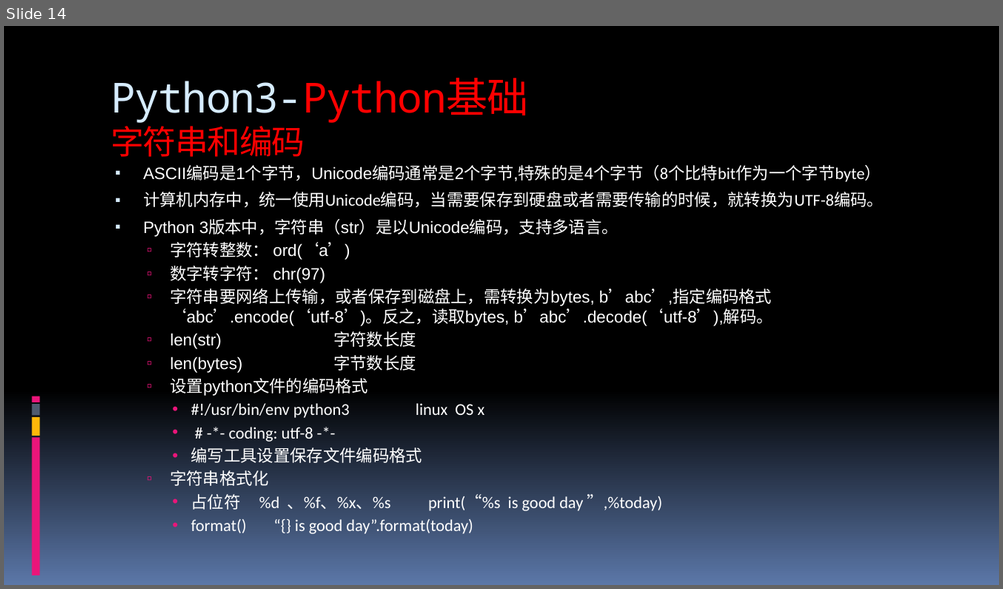
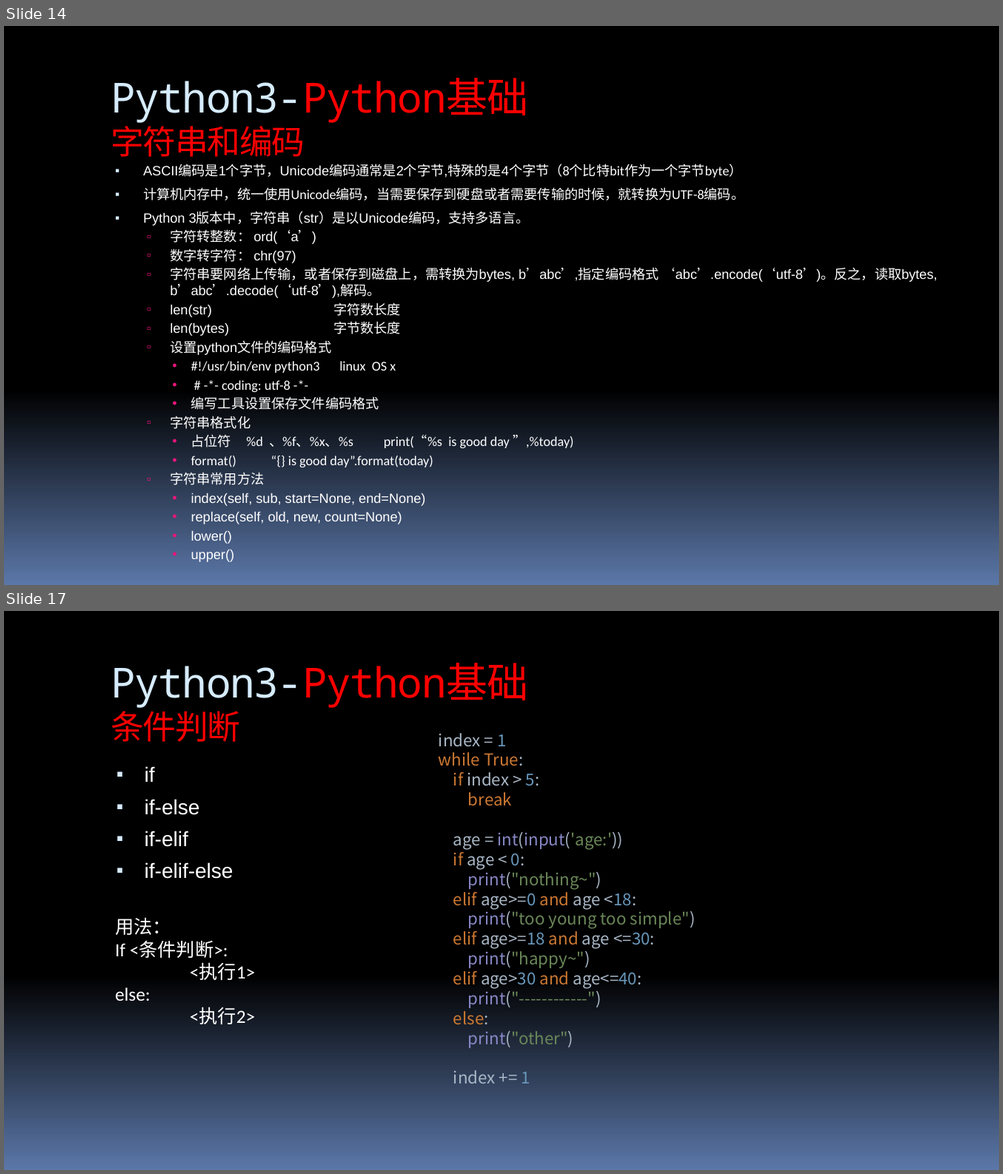
Before and after one commit to 260936767/UpdateServer, a slide deck: flexx_study/report for python&flexx.pptx. Shown one above the other, each under a label of ours: slide 14 before the commit, slides 14 and 17 after it; the slides between them are not shown. The pictures are 1003x589 and 1003x1174 pixels, drawn with LibreOffice and Linux fonts; fonts in the diff are those of the drawing. Boxes give left, top, right and bottom in pixels: in the first picture for what was removed or moved away, otherwise in the second. Text is boxed around its words. In the diff, an @@ line names an element or a change of style, - is before the commit and + after.

```diff
--- a/flexx_study/report for python&flexx.pptx
+++ b/flexx_study/report for python&flexx.pptx
@@ slide 17 added at (4,611,999,1170), background gradient #000000 to #5B77A8; not listed: 4 template elements that a slide beside it also shows @@
@@ title added at (111,663,528,742), 40 pt, text #FF0000 @@
+Python3-Python基础
+条件判断
@@ text added at (438,733,695,1084), 16 pt, text #A9B7C6 @@
+index = 1
+while True:
+if index > 5:
+break
+age = int(input('age:'))
+if age < 0:
+print("nothing~")
+elif age>=0 and age <18:
+print("too young too simple")
+elif age>=18 and age <=30:
+print("happy~")
+elif age>30 and age<=40:
+print("------------")
+else:
+print("other")
+index += 1
@@ text added at (145,766,233,879), 20 pt, text #FFFFFF @@
+▪ if
+▪ if-else
+▪ if-elif
+▪ if-elif-else
@@ text added at (115,917,255,1025), 18 pt, text #FFFFFF @@
+用法：
+If <条件判断>:
+<执行1>
+else:
+<执行2>
@@ slide 14 changed as well @@
@@ text at (143,166,937,468): size 16 to 13 pt in "ASCII编码是1个字节，Unicode编码通常是2个字节,特殊的是4个字节（8个比特bit作为一个字节byte）", "计算机内存中，统一使用Unicode编码，当需要保存到硬盘或者需要传输的时候，就转换为UTF-8编码。", "Python 3版本中，字符串（str）是以Unicode编码，支持多语言。", "字符转整数： ord(‘a’)" and 11 more places @@
@@ rectangle removed at (31,397,40,403) @@
@@ rectangle removed at (31,417,40,437) @@
@@ rectangle removed at (31,404,40,415) @@
@@ rectangle removed at (31,438,40,576) @@
@@ text at (170,472,425,562): paragraphs added @@
+  ▫ 字符串常用方法
+    • index(self, sub, start=None, end=None)
+    • replace(self, old, new, count=None)
+    • lower()
+    • upper()
```
Also in this commit, not shown: 54 other slides changed, 12 other slides added, 3 slides removed, 1 other file.
